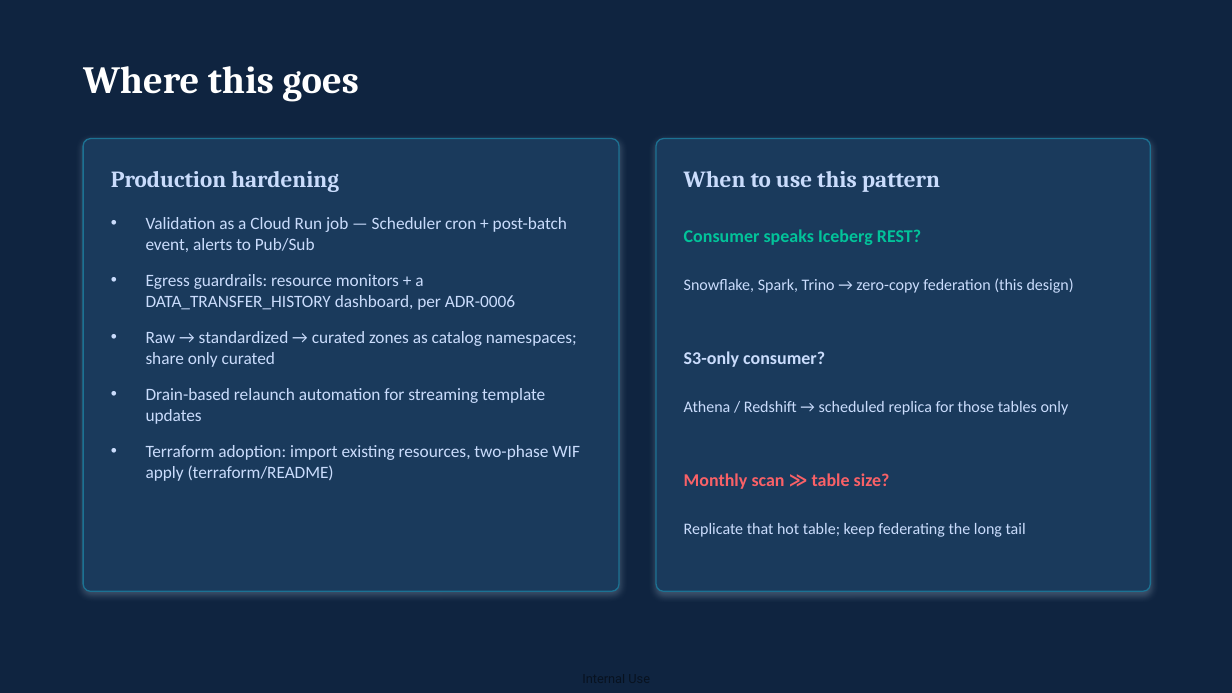
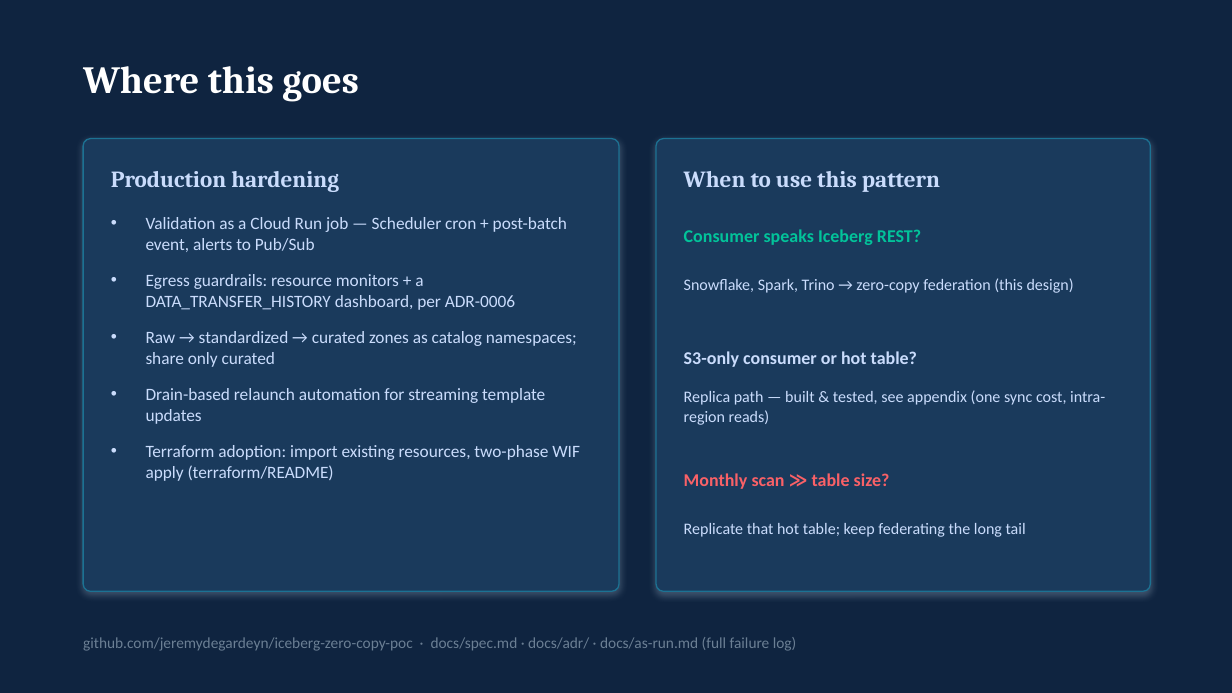
Before and after one commit to jeremydegardeyn/iceberg-zero-copy-poc, a slide deck: slide 10 of docs/iceberg-zero-copy-approach.pptx. Drawn at 1232x693 pixels with LibreOffice and Linux fonts; fonts in the diff are those of the drawing. Boxes give left, top, right and bottom in pixels: in the first picture for what was removed or moved away, otherwise in the second. Text is boxed around its words. In the diff, an @@ line names an element or a change of style, - is before the commit and + after.

```diff
--- a/docs/iceberg-zero-copy-approach.pptx
+++ b/docs/iceberg-zero-copy-approach.pptx
@@ text at box(684, 351, 917, 367): text changed @@
-S3-only consumer?
+S3-only consumer or hot table?
@@ text at box(684, 390, 1105, 425): text changed @@
-Athena / Redshift → scheduled replica for those tables only
+Replica path — built & tested, see appendix (one sync cost, intra-region reads)
@@ text added at box(83, 637, 797, 651), 12 pt, text #6B7F94 @@
+github.com/jeremydegardeyn/iceberg-zero-copy-poc · docs/spec.md · docs/adr/ · docs/as-run.md (full failure log)
```
Also in this commit, not shown: 9 other slides changed, 6 slides added.
